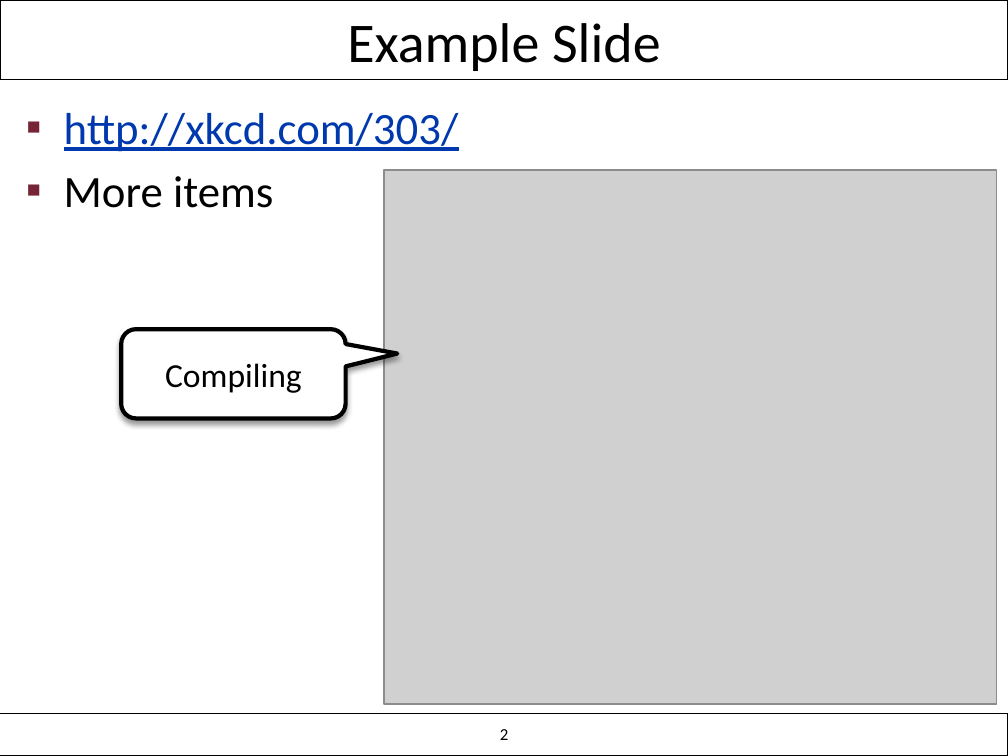
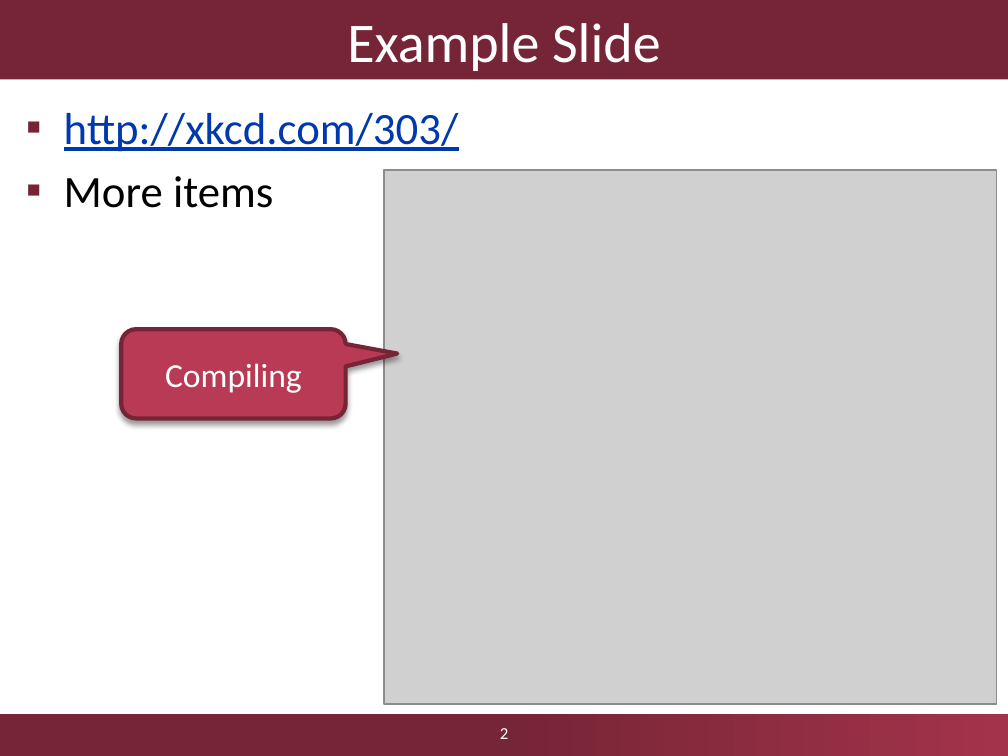
Before and after one commit to ftsrg/templates, a slide deck: slide 2 of templates/ftsrg-presentation.pptx. Drawn at 1008x756 pixels with LibreOffice and Linux fonts; fonts in the diff are those of the drawing; grey boxes stand for pictures; background and template pictures are left out. Boxes give left, top, right and bottom in pixels: in the first picture for what was removed or moved away, otherwise in the second. Text is boxed around its words. In the diff, an @@ line names an element or a change of style, - is before the commit and + after.

```diff
--- a/templates/ftsrg-presentation.pptx
+++ b/templates/ftsrg-presentation.pptx
@@ title "Example Slide" at <box>0,0,1008,80</box>: text colour #000000 to #FFFFFF; fill none to #762536; outline #000000 0.75 pt to none @@
@@ rounded speech box "Compiling" at <box>121,330,346,419</box>: text colour #000000 to #FFFFFF; fill #FFFFFF to #B83A55; outline #000000 3 pt to #762536 3 pt @@
@@ rectangle at <box>0,714,1008,756</box>: fill none to gradient #762536 to #A3334B; outline #000000 0.75 pt to none @@
@@ page number at <box>500,728,508,739</box>: text colour #000000 to #FFFFFF @@
```
Also in this commit, not shown: 2 other slides changed.
